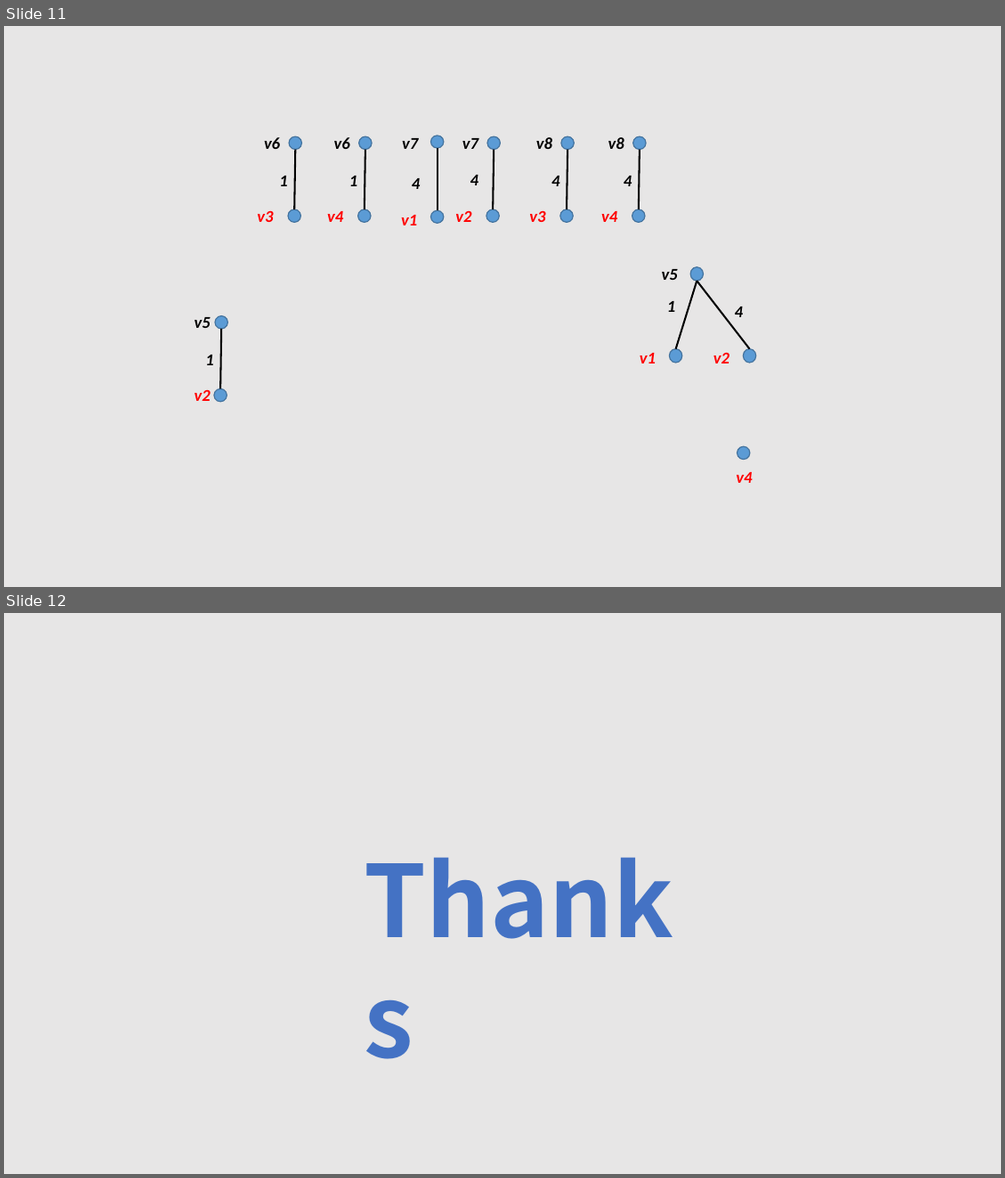
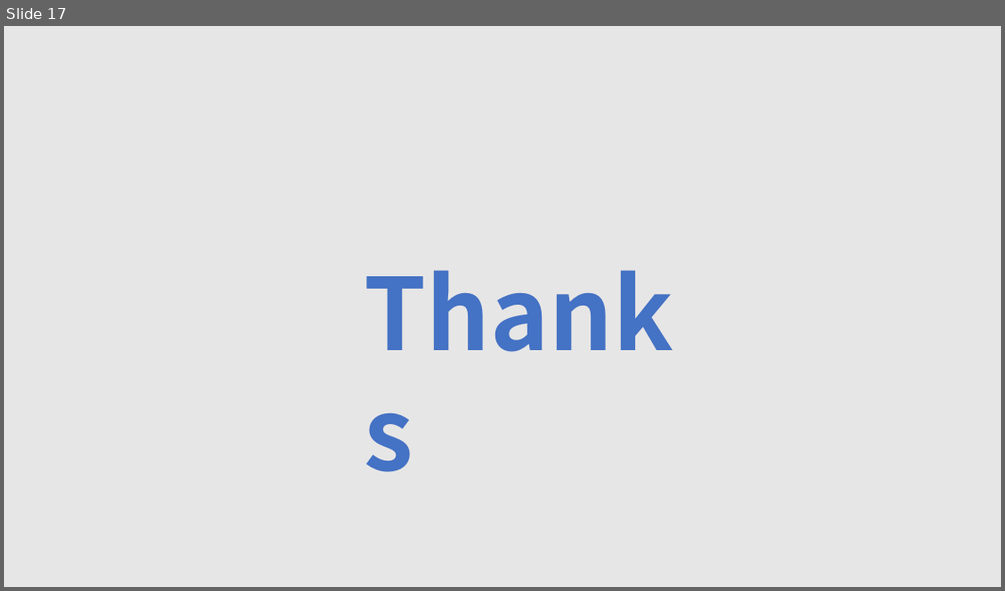
Before and after one commit to tianzhuwei/PPT, a slide deck: Efficient and Progressive GST Search.pptx. Shown one above the other, each under a label of ours: slides 11 and 12 before the commit, slide 17 after it. The pictures are 1005x1178 and 1005x591 pixels, drawn with LibreOffice and Linux fonts; fonts in the diff are those of the drawing. Boxes give left, top, right and bottom in pixels: in the first picture for what was removed or moved away, otherwise in the second. Text is boxed around its words. In the diff, an @@ line names an element or a change of style, - is before the commit and + after.

```diff
--- a/Efficient and Progressive GST Search.pptx
+++ b/Efficient and Progressive GST Search.pptx
@@ slide 11 removed at bbox=[4, 26, 1001, 587], background #E7E6E6 @@
@@ group removed at bbox=[257, 136, 301, 222]: 3 texts, 2 ellipses, 1 line @@
-v3
-v6
-1
@@ group removed at bbox=[327, 136, 372, 222]: 3 texts, 2 ellipses, 1 line @@
-v4
-v6
-1
@@ group removed at bbox=[401, 135, 444, 225]: 3 texts, 2 ellipses, 1 line @@
-v1
-v7
-4
@@ group removed at bbox=[455, 136, 500, 222]: 3 texts, 2 ellipses, 1 line @@
-v2
-v7
-4
@@ group removed at bbox=[529, 136, 574, 222]: 3 texts, 2 ellipses, 1 line @@
-v3
-v8
-4
@@ group removed at bbox=[601, 136, 646, 222]: 3 texts, 2 ellipses, 1 line @@
-v4
-v8
-4
@@ group removed at bbox=[639, 267, 756, 363]: 5 texts, 3 ellipses, 2 lines @@
-v1
-v5
-1
-v2
-4
@@ group removed at bbox=[194, 316, 227, 402]: 3 texts, 2 ellipses, 1 line @@
-v2
-v5
-1
@@ ellipse removed at bbox=[736, 446, 750, 459] @@
@@ text removed at bbox=[736, 472, 752, 483] @@
-v4
@@ what was slide 12 is now slide 17 @@
```
Also in this commit, not shown: 4 slides changed, 7 slides added, 1 other slide removed.
